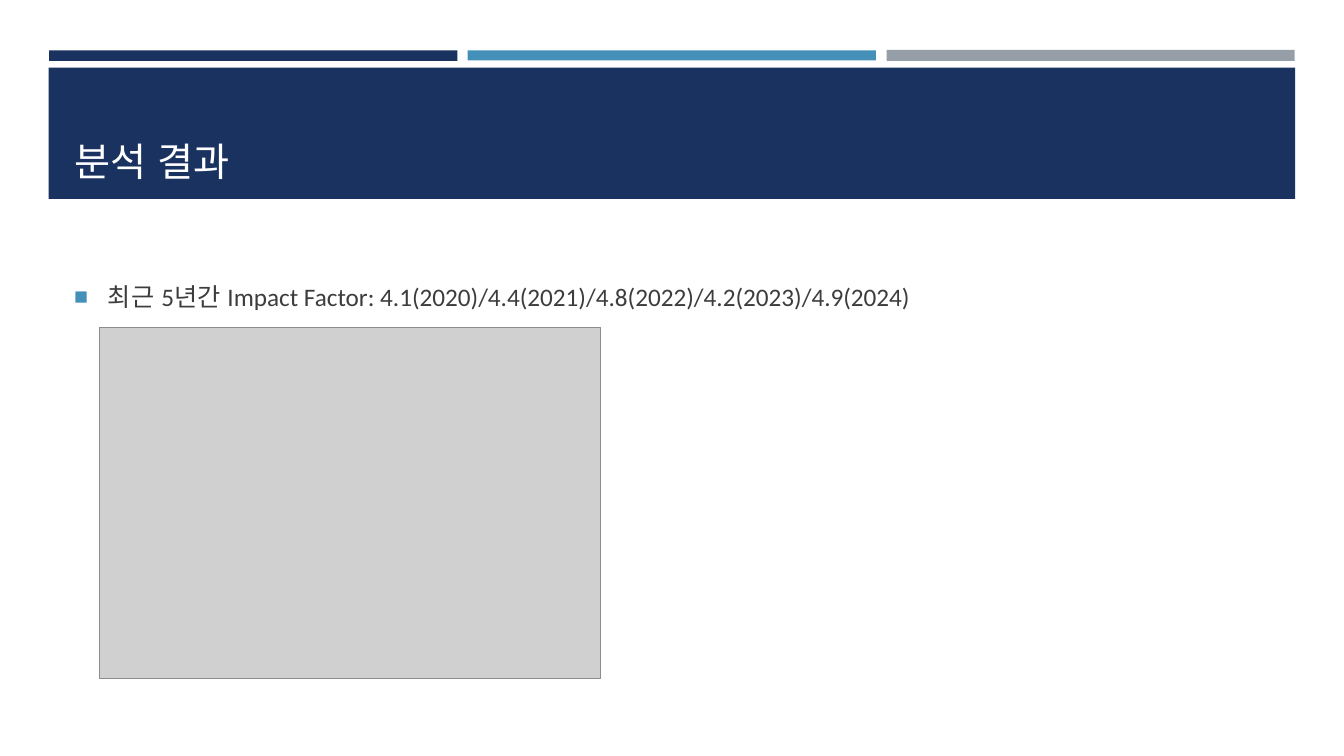
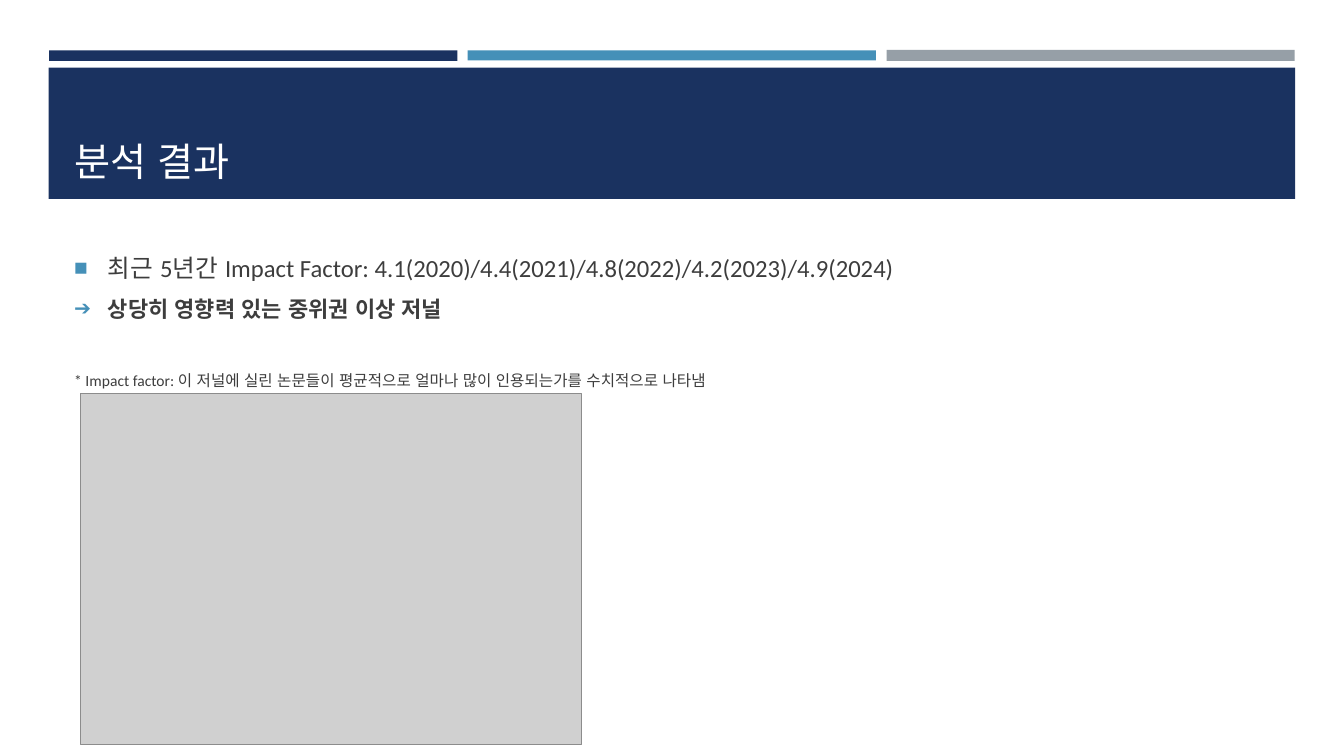
Before and after one commit to dbsdn541-ui/CSE--, a slide deck: slide 4 of CFD_저널 분석 ppt.pptx. Drawn at 1344x756 pixels with LibreOffice and Linux fonts; fonts in the diff are those of the drawing; grey boxes stand for pictures. Boxes give left, top, right and bottom in pixels: in the first picture for what was removed or moved away, otherwise in the second. Text is boxed around its words. In the diff, an @@ line names an element or a change of style, - is before the commit and + after.

```diff
--- a/CFD_저널 분석 ppt.pptx
+++ b/CFD_저널 분석 ppt.pptx
@@ text "최근 5년간 Impact Factor: 4.1(2020)/4.4(2021)/4.8(2022)/4.2(2023 ...": place and size @@
-text "최근 5년간 Impact Factor: 4.1(2020)/4.4(2021)/4.8(2022)/4.2(2023 ..." at bbox=[108, 285, 909, 310]
+text "최근 5년간 Impact Factor: 4.1(2020)/4.4(2021)/4.8(2022)/4.2(2023 ..." at bbox=[85, 256, 894, 389]
@@ text at bbox=[108, 256, 894, 281]: size 18 to 17.6 pt in "최근 5년간 Impact Factor: 4.1(2020)/4.4(2021)/4.8(2022)/4.2(2023 ..." @@
@@ text at bbox=[85, 298, 706, 389]: paragraphs added @@
+➔ 상당히 영향력 있는 중위권 이상 저널
+* Impact factor: 이 저널에 실린 논문들이 평균적으로 얼마나 많이 인용되는가를 수치적으로 나타냄
@@ picture: place and size @@
-picture at bbox=[100, 328, 601, 679]
+picture at bbox=[81, 393, 582, 744]
```
Also in this commit, not shown: 9 other slides changed, 2 slides added.
